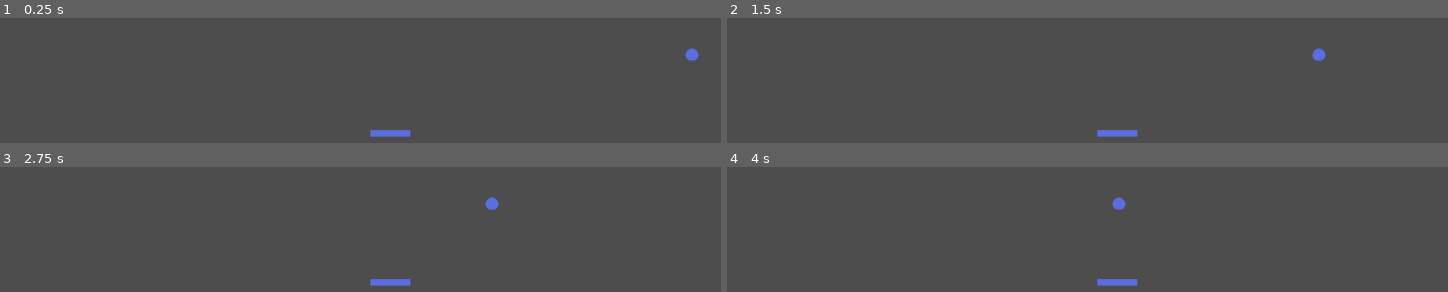
Above: before the commit, frames 1-4 (two rows, left to right).
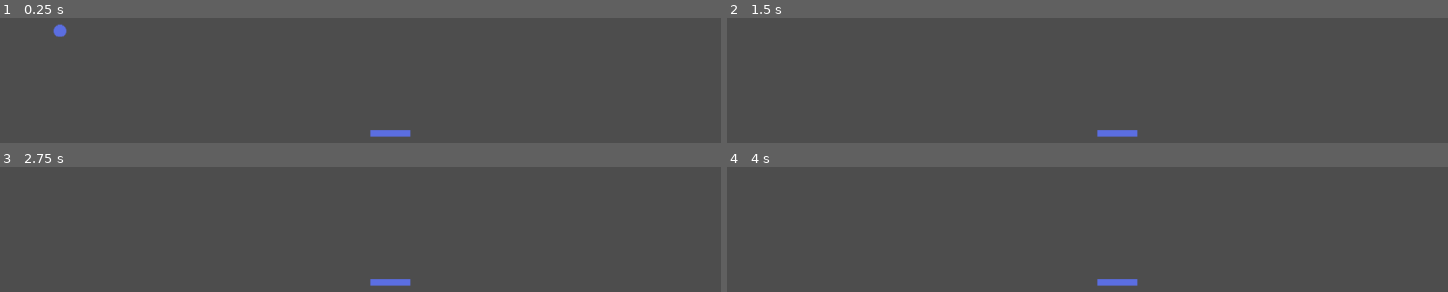
Above: after the commit, the same moments.

Repository: Dripcoding/godot-breakout2d
Game: Godot game, scene res://main.tscn
Same seed, same stepped clock (60 frames per second), same inputs: the game is played once before the commit and once after it.
Inputs:
- Up to frame 1 (0.25 s): no input
- Up to frame 2 (1.5 s): tap Enter at 1.25 s
- Up to frame 3 (2.75 s): tap Space at 2 s
- Up to frame 4 (4 s): tap Enter at 2.75 s; tap Space at 3.5 s

The runs differ from the first frame. In frame 1, 0.3% of the frame differs, in the area x 7-97%, y 4-35%; in frame 2, 0.2%; in frame 3, 0.2%; in frame 4, 0.2%.

Commit message:
initialize ball x and y position

Diff:
--- a/ball.gd
+++ b/ball.gd
@@ -1,9 +1,13 @@
 extends Sprite2D
 
 @export var speed = 400
+@export var initial_x = 100
+@export var initial_y = 100
 
 func _ready():
 	print('ball ready')
+	position.x = initial_x
+	position.y = initial_y
 
 func _process(delta):
 	print('ball delta')
--- a/main.gd
+++ b/main.gd
@@ -3,7 +3,7 @@
 
 # Called when the node enters the scene tree for the first time.
 func _ready():
-    print('main ready')
+	print('main ready')
 
 
 # Called every frame. 'delta' is the elapsed time since the previous frame.
